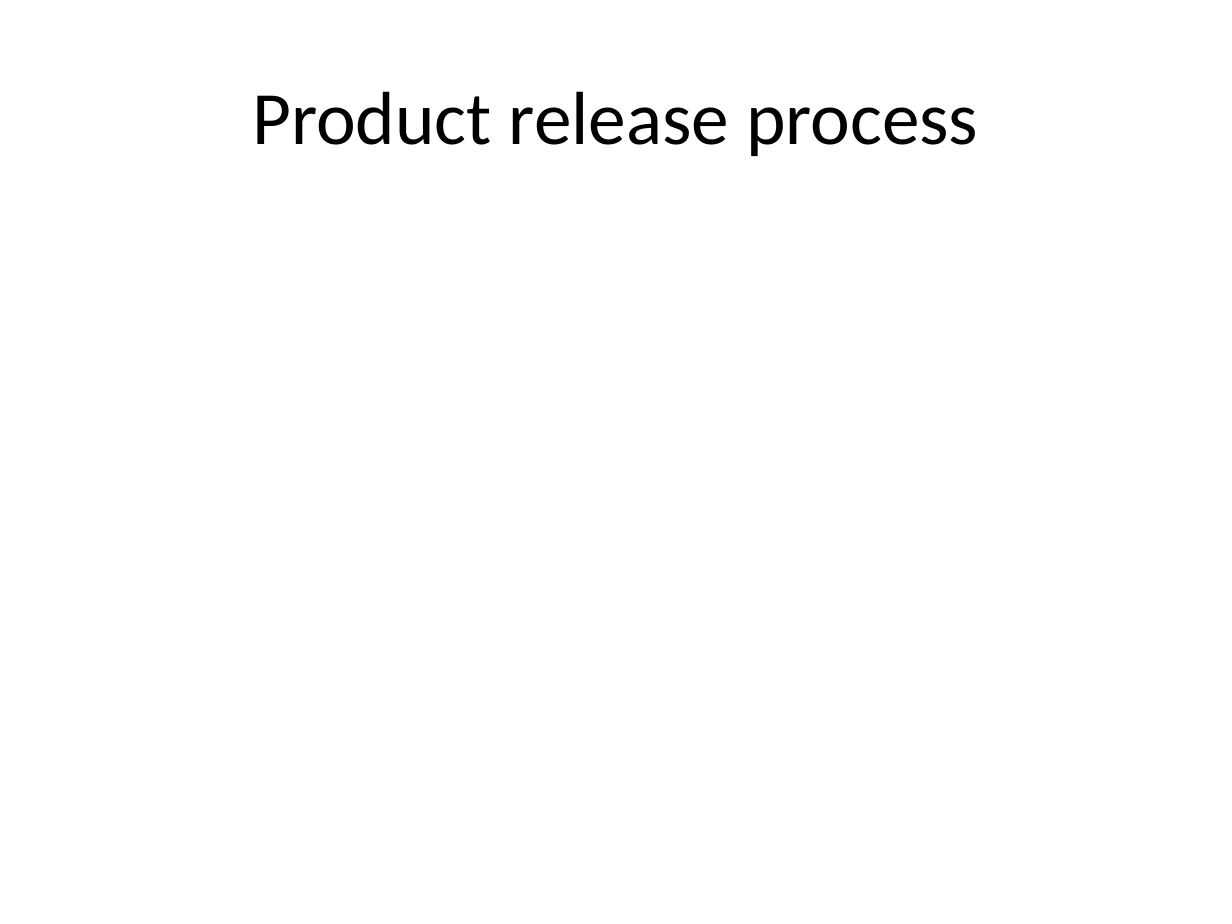
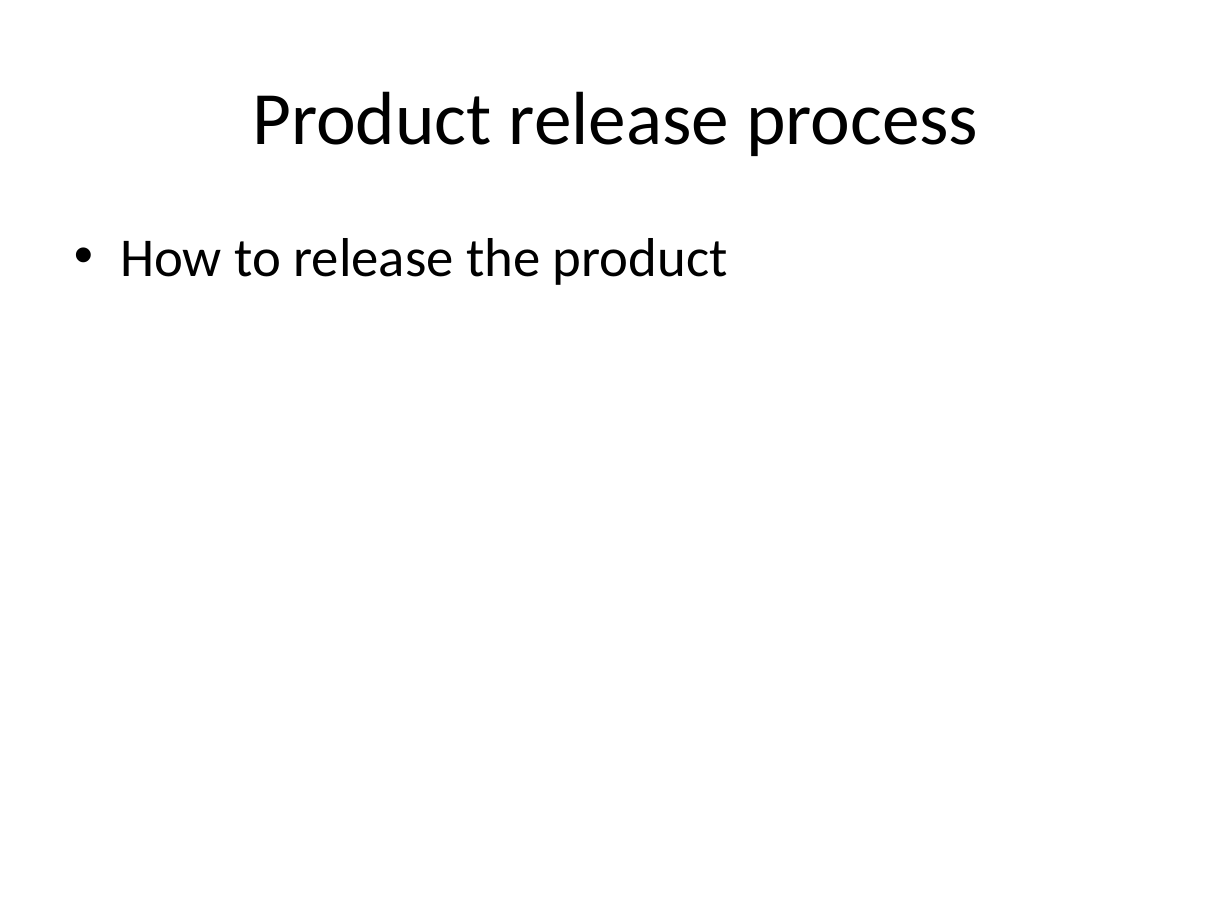
Before and after one commit to runningproject/documents, a slide deck: slide 18 of projectplan.pptx (slide 13 before the commit). Drawn at 1232x924 pixels with LibreOffice and Linux fonts; fonts in the diff are those of the drawing. Boxes give left, top, right and bottom in pixels: in the first picture for what was removed or moved away, otherwise in the second. Text is boxed around its words. In the diff, an @@ line names an element or a change of style, - is before the commit and + after.

```diff
--- a/projectplan.pptx
+++ b/projectplan.pptx
@@ text added at <box>120,238,728,285</box>, 32 pt, text #000000 @@
+• How to release the product
```
Also in this commit, not shown: 5 other slides changed, 4 slides added, 1 other file.
